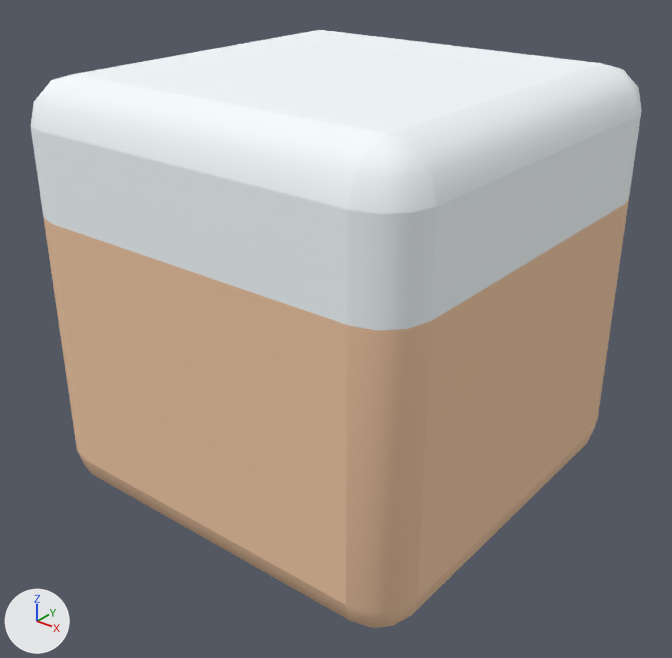
One commit to the OBJ model Assets/LevelAssets/Models/OBJ format/blockSnowRounded.obj: the scene before it, then after it.
Both versions are drawn from a camera (50 mm lens) standing at (1.256, -1.6, 1.367) and looking at (0.014, -0.048, 0.405). Lighting does not change. The marker at lower left points along +X, +Y and +Z. Where no turn or scale is listed for an object, it has been applied to the vertices.

Names of what the first picture shows: 'blockSnowRounded'.
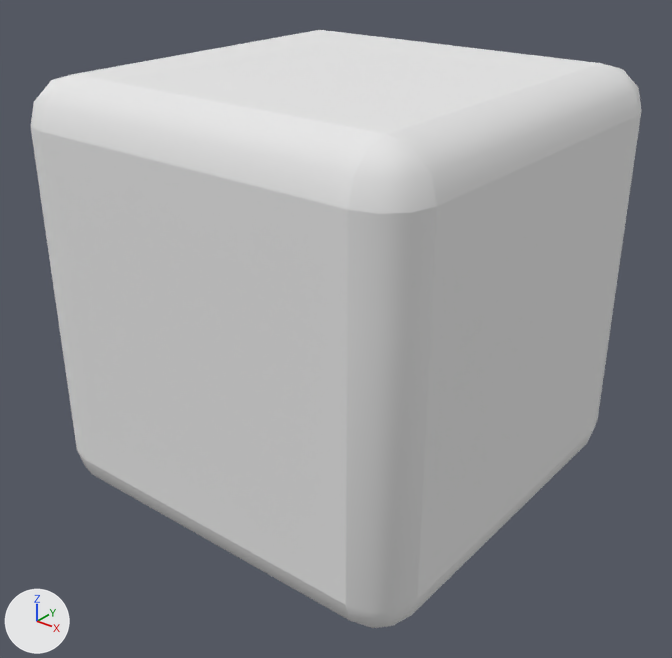
Diff of the bpy script that builds the scene:
```diff
--- a/Assets/LevelAssets/Models/OBJ format/blockSnowRounded.obj.py
+++ b/Assets/LevelAssets/Models/OBJ format/blockSnowRounded.obj.py
@@ mat_snow @@
 mat_snow = principled_material('snow')
-mat_snow.base_color = (0.92, 0.979, 1.0)  # white #f6fdff
+mat_snow.base_color = (0.8, 0.8, 0.8)  # white #e7e7e7
 mat_snow.roughness = 1.0
@@ mat_dirt @@
 mat_dirt = principled_material('dirt')
-mat_dirt.base_color = (0.878, 0.576, 0.373)  # beige #f1c8a4
+mat_dirt.base_color = (0.8, 0.8, 0.8)  # white #e7e7e7
 mat_dirt.roughness = 1.0
```

Boxes [x1, y1, x2, y2] around the edits, measured in the pictures (672 x 658 px):
'blockSnowRounded', recoloured: [31, 30, 642, 628] in both
